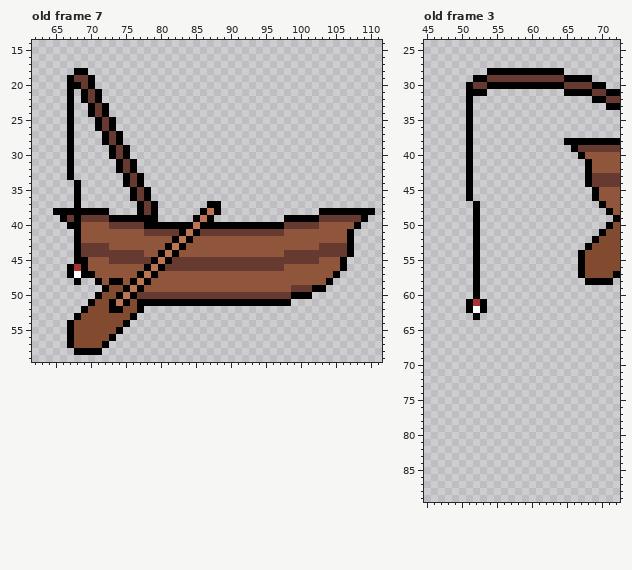
A pixel-art file gets an edit: Assets/Sprites/Boats/lille_båd_med_fiskestang (1).aseprite. This is how it looked before the edit.
180x90 pixels, 8 frames. Shown: old frame 7: x 62..111, y 14..59; old frame 3: x 45..72, y 24..89. The commit also changed other frames, which this record leaves out.
And afterwards:
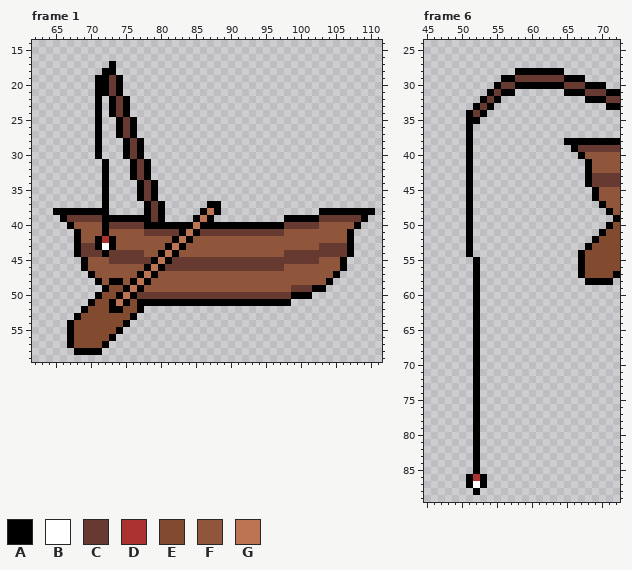
Palette (. is transparent): A #000000  B #ffffff  C #663931  D #ac3232  E #824a2f  F #8f563b  G #bc7452
A new or re-ordered frame is compared with the old frame closest to it.
Change:
frames 8 -> 10
Frame 1 is new; against old frame 7, layer "Layer 2":
y 17: x 73 . -> A
y 18: x 68..69 AA -> ..; x 72..73 .. -> AA
y 19: x 67..74 ACCA.... -> ....AACA
y 20: x 67..74 AACA.... -> ....AACA
y 21: x 67 A -> .; x 69..70 AC -> ..; x 72..74 ... -> ACA
y 22: x 67 A -> .; x 69..70 AC -> ..; x 73..75 ... -> ACA
y 23..24: x 67 A -> .; x 70..75 ACA... -> .A.ACA
y 25..26: x 67 A -> .; x 72..76 CA... -> ..ACA
y 27: x 67 A -> .; x 71..73 .AC -> A..; x 75..76 .. -> CA
y 28: x 67 A -> .; x 71..77 .ACA... -> A...ACA
y 29..30: x 67 A -> .; x 71 . -> A; x 73..74 AC -> ..; x 76..77 .. -> CA
y 31..32: x 67 A -> .; x 72 . -> A; x 74..75 AC -> ..; x 77..78 .. -> CA
y 33: x 67 A -> .; x 72 . -> A; x 75..78 ACA. -> .ACA
y 34: x 68 A -> .; x 72 . -> A; x 75..76 AC -> ..; x 78..79 .. -> CA
y 35..36: x 68 A -> .; x 72 . -> A; x 76..79 ACA. -> .ACA
y 37: x 68 A -> .; x 72 . -> A; x 77..80 ACA. -> .ACA
y 38: x 77..80 ACA. -> .ACA
y 39: x 68 A -> C; x 72 C -> A; x 79..80 A. -> CA
y 40: x 68 A -> F; x 72 F -> A
y 41: x 72 F -> A
y 42: x 71..73 FFF -> ADA
y 43: x 71..73 CCF -> ABA
y 44: x 72 C -> A
y 45: x 68 A -> .
y 46: x 67..68 AD -> ..
y 47: x 67..69 ABA -> ...
y 48: x 68 A -> .
Frame 6 is new; against old frame 3, layer "Layer 2":
y 28: x 54..57 AAAA -> ....
y 29: x 52..57 AACCCC -> ....AA; x 68 A -> .
y 30: x 51..54 ACCA -> ....; x 56..57 AA -> CC; x 68 C -> A
y 31: x 51..57 AAA.... -> ...ACAA; x 68 A -> C
y 32: x 51 A -> .; x 53..55 ... -> ACA; x 68 . -> A
y 33: x 51..54 A... -> .ACA
y 34: x 52..53 .. -> CA
y 35: x 52 . -> A
y 47..54: x 51..52 .A -> A.
y 61: x 51..53 ADA -> .A.
y 62: x 51..53 ABA -> .A.
y 64..85: x 52 . -> A
y 86: x 51..53 ... -> ADA
y 87: x 51..53 ... -> ABA
y 88: x 52 . -> A
Where, in picture pixels (left, top, right, bottom), the same in both pictures:
changed: (67, 61, 165, 285)
changed: (466, 68, 515, 124)
changed: (585, 75, 592, 103)
changed: (466, 201, 480, 257)
changed: (466, 299, 487, 495)
